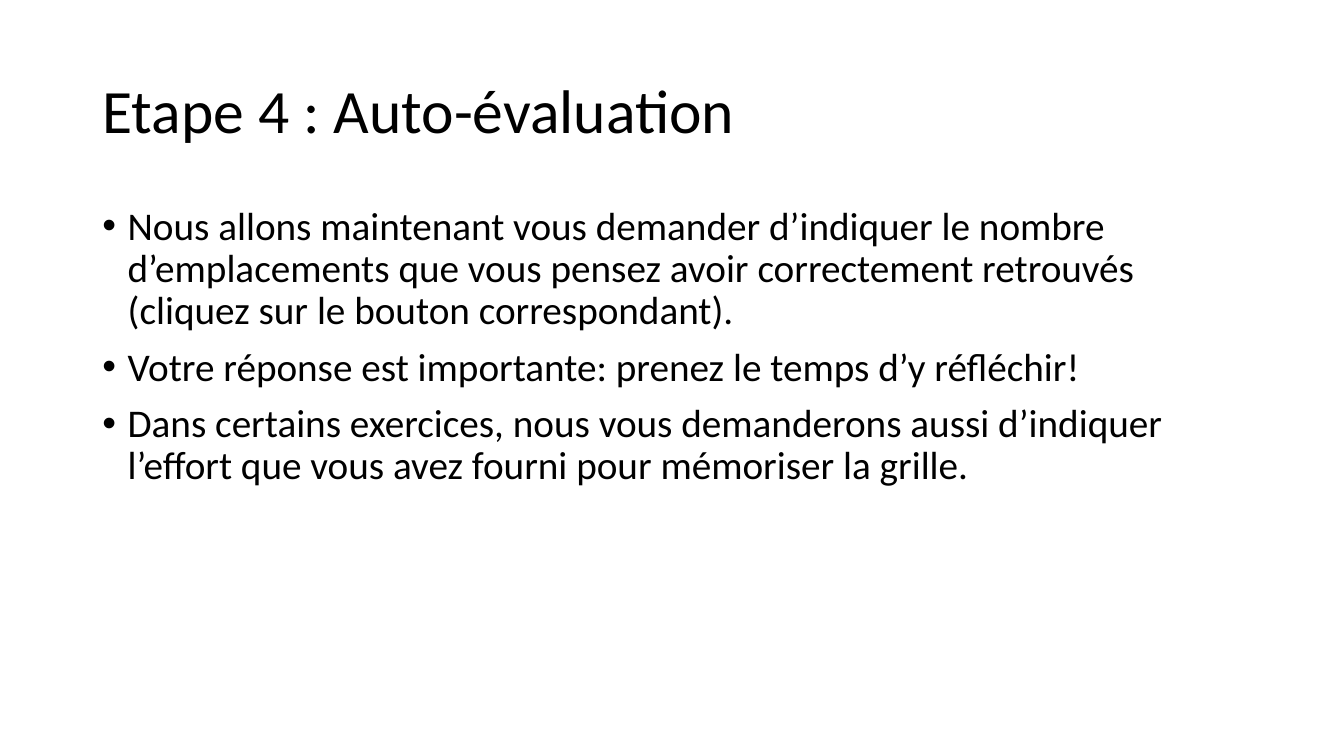
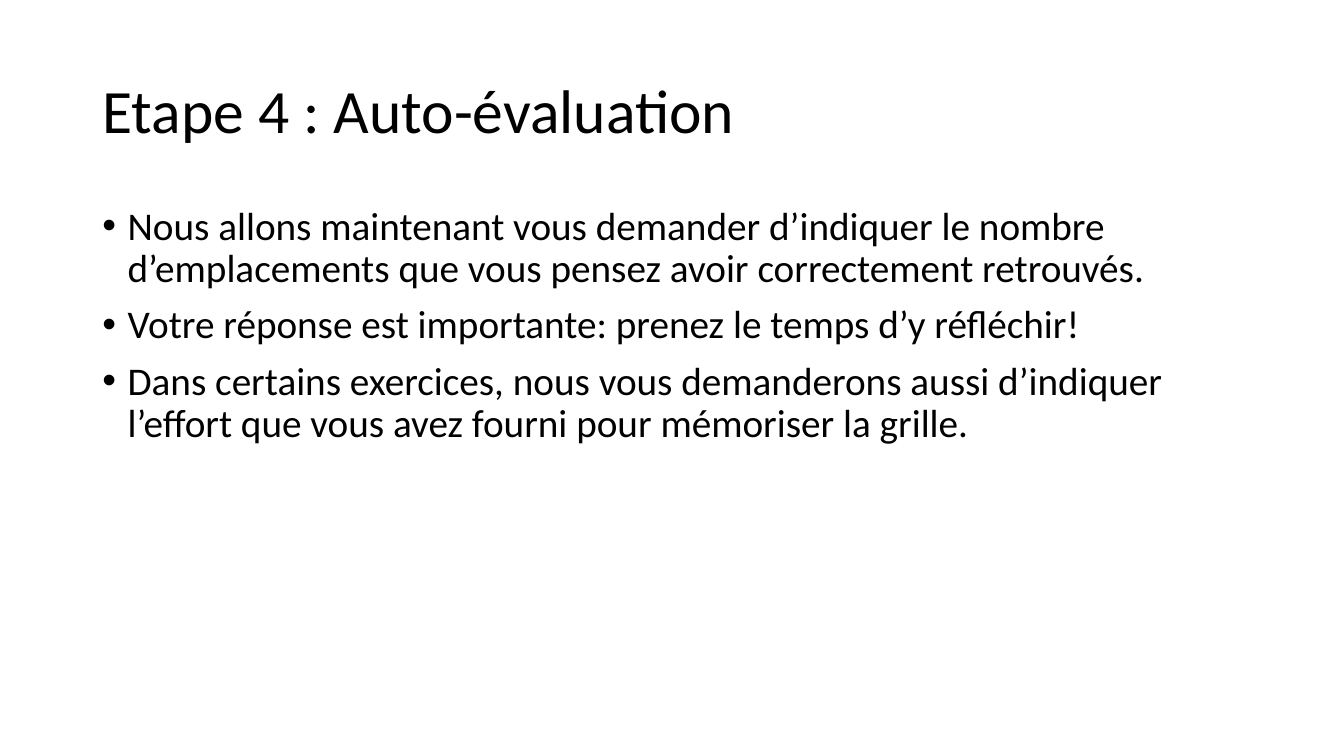
Before and after one commit to MBB-team/Online_Testing, a slide deck: slide 6 of src/SE2/Stimuli/Instructions_Rewarded.pptx (slide 7 before the commit). Drawn at 1344x756 pixels with LibreOffice and Linux fonts; fonts in the diff are those of the drawing. Boxes give left, top, right and bottom in pixels: in the first picture for what was removed or moved away, otherwise in the second. Text is boxed around its words. In the diff, an @@ line names an element or a change of style, - is before the commit and + after.

```diff
--- a/src/SE2/Stimuli/Instructions_Rewarded.pptx
+++ b/src/SE2/Stimuli/Instructions_Rewarded.pptx
@@ text at (128,212,1144,289): text changed @@
-• Nous allons maintenant vous demander d’indiquer le nombre d’emplacements que vous pensez avoir correctement retrouvés (cliquez sur le bouton correspondant).
+• Nous allons maintenant vous demander d’indiquer le nombre d’emplacements que vous pensez avoir correctement retrouvés.
```
Also in this commit, not shown: 2 other slides changed, 10 other files.
